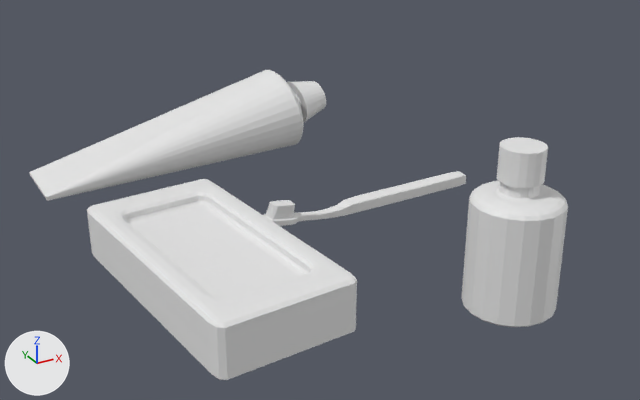
A saved change to the Blender file ponorka/Higiena/higiena.blend.
Before and after are seen from a camera (50 mm lens) standing at (-12.9, -45.8, 18.6) and looking at (6.0, -11.6, 1.4). Arrows for +X, +Y and +Z are at lower left; the lights stay in place.

The scene before the commit, as lines of its bpy script (objects in view):
```python
me_cube_001 = bpy.data.meshes.new('Cube.001')
me_cube_001.from_pydata(...)  # 184 vertices, 174 faces; spans x -2.0..2.0, y -1.0..1.0, z 0.0..0.79
me_mesh = bpy.data.meshes.new('Mesh')
me_mesh.from_pydata(...)  # 248 vertices, 266 faces; spans x -2.1..2.07, y -2.09..2.09, z 0.0..7.63
me_plane = bpy.data.meshes.new('Plane')
me_plane.from_pydata(...)  # 261 vertices, 293 faces; spans x -5.0..12.4, y -2.9..2.9, z 0.0..4.5
ob_sampoo = bpy.data.objects.new('Sampoo', me_mesh)
ob_sampoo.location = (11.42, -19.3, -1.9)
ob_soap = bpy.data.objects.new('Soap', me_cube_001)
ob_soap.location = (-0.74, -14.22, -0.39)
ob_soap.rotation_euler = (0.0, 0.0, -1.468)  # degrees (0, 0, -84)
ob_soap.scale = (3.16, 3.16, 3.16)
ob_toothpaste = bpy.data.objects.new('Toothpaste', me_plane)
ob_toothpaste.location = (0.0, 0.0, 0.0)
# also in view: 'Toothbrush' at (10.2, -9.2, -0.1)
```
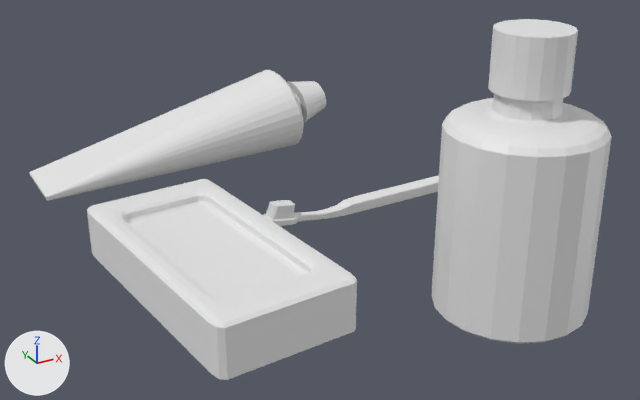
What the commit changed:
Object 'Sampoo' (ob_sampoo) is rescaled from (1.0, 1.0, 1.0) to (1.65, 1.65, 1.65).

Changed parts and their boxes [x1, y1, x2, y2] in the pictures (640 x 400 px):
'Sampoo', rescaled (69% wider, 71% taller)
    before: [462, 137, 568, 327]
    after: [432, 19, 612, 344]
